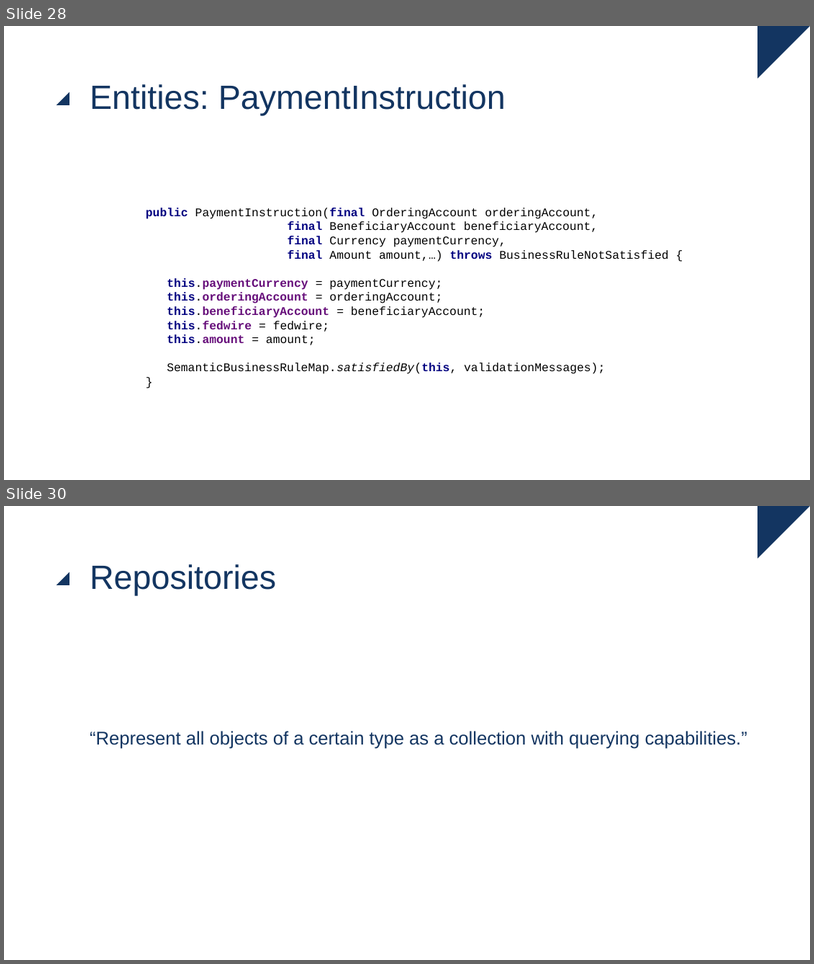
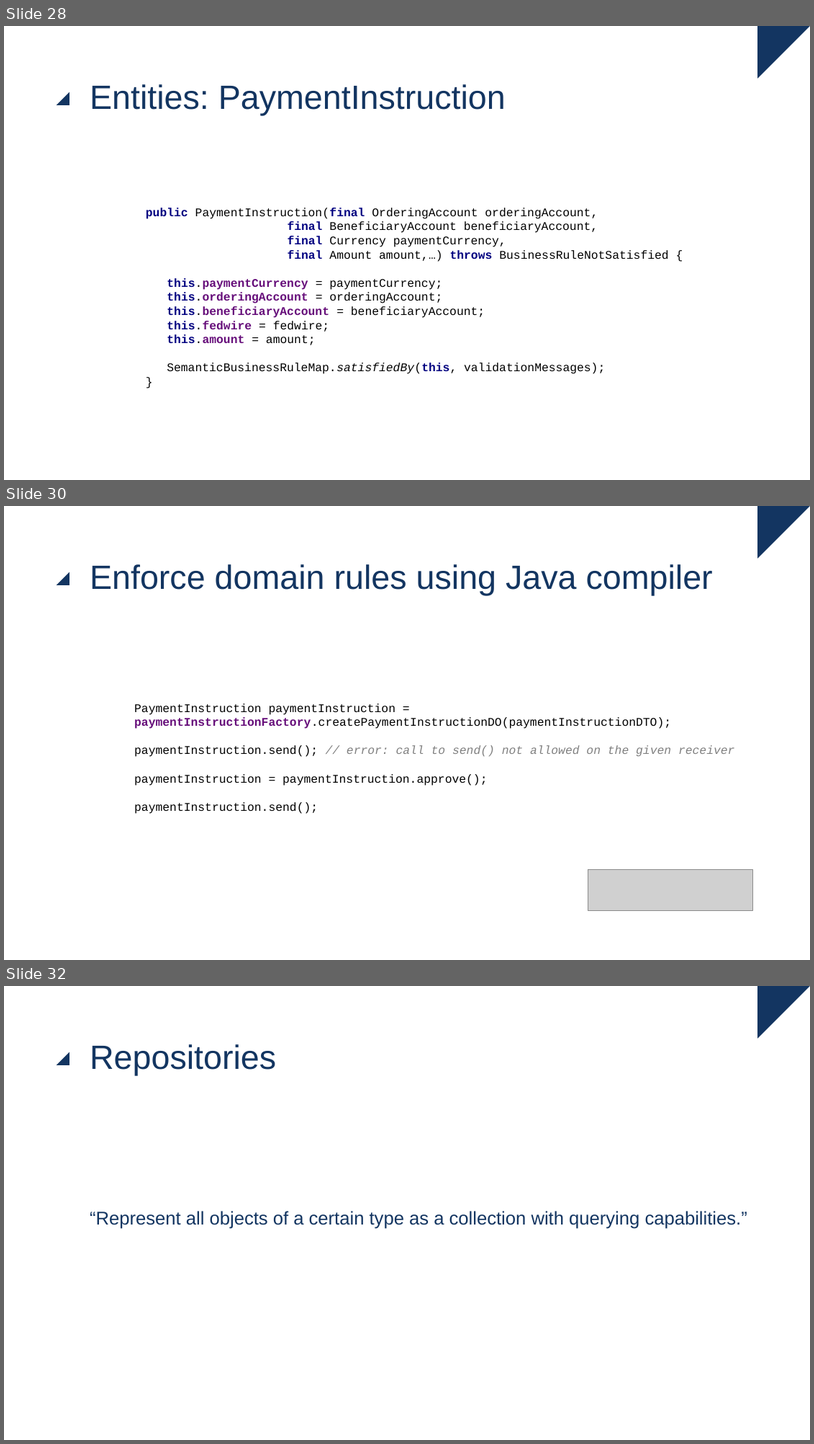
Before and after one commit to ingmars1709/ddd, a slide deck: ddd.pptx. Shown one above the other, each under a label of ours: slides 28 and 30 before the commit, slides 28, 30 and 32 after it; the slides between them are not shown. The pictures are 814x964 and 814x1444 pixels, drawn with LibreOffice and Linux fonts; fonts in the diff are those of the drawing; grey boxes stand for pictures. Boxes give left, top, right and bottom in pixels: in the first picture for what was removed or moved away, otherwise in the second. Text is boxed around its words. In the diff, an @@ line names an element or a change of style, - is before the commit and + after.

```diff
--- a/ddd.pptx
+++ b/ddd.pptx
@@ slide 30 added at (4,506,810,960), background #FFFFFF; not listed: 4 template elements that a slide beside it also shows @@
@@ title added at (90,564,713,595), 40 pt, text #133561 @@
+Enforce domain rules using Java compiler
@@ text added at (134,703,735,813), 14 pt, text #000000 @@
+PaymentInstruction paymentInstruction = paymentInstructionFactory.createPaymentInstructionDO(paymentInstructionDTO);
+paymentInstruction.send(); // error: call to send() not allowed on the given receiver
+paymentInstruction = paymentInstruction.approve();
+paymentInstruction.send();
@@ picture added at (589,869,753,911) @@
@@ what was slide 30 is now slide 32 @@
```
Also in this commit, not shown: 2 slides changed, 1 other slide added.
